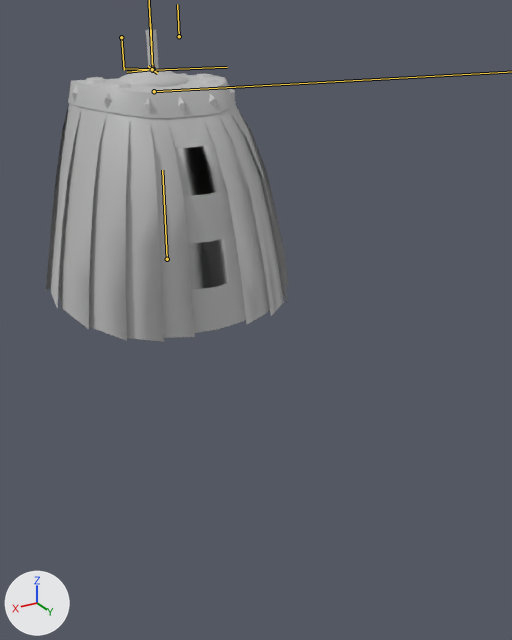
A saved change to the FBX model Assets/Models/SaraOHara/SaraOHaraMech.fbx.
One viewpoint serves both versions: a camera (50 mm lens) standing at (5.4, 12.64, -65.73) and looking at (-0.02, 3.59, -70.25). Arrows for +X, +Y and +Z are at lower left; the lights stay in place. Both versions are drawn at frame 285 of the action 'Take 001'; the numbers are the values there. The bones that bend it are drawn over the model as lines.

Names of what the first picture shows: 'FanSupport', 'Skirt'.
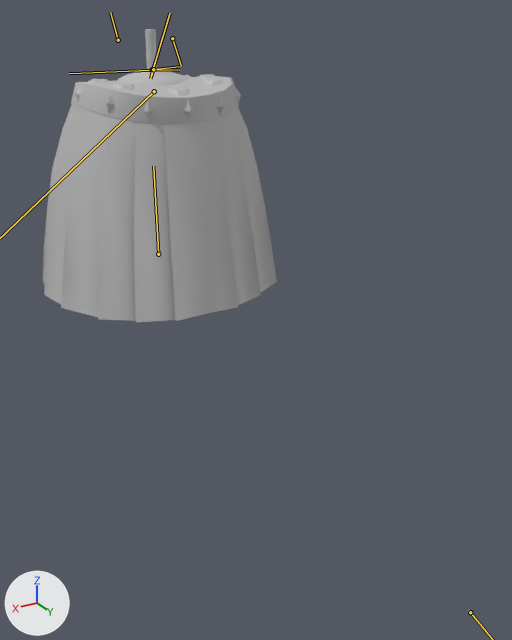
What differs and where, as boxes [x1, y1, x2, y2] in the pictures (512 x 640 px):
```json
{"object": "Skirt", "change": "posed", "before": [46, 73, 289, 342], "after": [43, 74, 277, 322], "on screen": "8% shorter"}
{"object": "FanSupport", "change": "posed", "before": [146, 30, 159, 71], "after": [145, 29, 157, 71]}
{"bone": "hipTilt", "before": "(152, 70) to (227, 67)", "after": "(152, 70) to (69, 73)"}
```

Edits to the scene script, one JSON object a line:
```json
{"block": "bone_hip", "where": "bone_hip = bpy.data.objects['Armature'].pose.bones['hip']"}
{"op": "set", "path": "bone_hip.rotation_quaternion", "old": "(-1.0, 0.0, 0.0, 0.0)", "new": "(0.0, 1.0, 0.0, 0.0)", "note": "degrees (0, 0, 0) -> degrees (180, 0, 0)"}
{"block": "bone_hiptilt", "where": "bone_hiptilt = bpy.data.objects['Armature'].pose.bones['hipTilt']  # child of 'hip'"}
{"op": "set", "path": "bone_hiptilt.rotation_quaternion", "old": "(1.0, 0.0, 0.0, 0.0)", "new": "(0.934, 0.0, -0.358, 0.0)", "note": "degrees (0, 0, 0) -> degrees (0, -42, 0)"}
{"block": "bone_wig", "where": "bone_wig = bpy.data.objects['Armature'].pose.bones['wig']  # child of 'neck'"}
{"op": "set", "path": "bone_wig.location", "old": "(0.0, 0.0, 0.0)", "new": "(8.6, 143.9, 1004.4)"}
{"op": "set", "path": "bone_wig.rotation_quaternion", "old": "(1.0, 0.0, 0.0, 0.0)", "new": "(0.0, -0.01, -0.843, -0.538)", "note": "degrees (0, 0, 0) -> degrees (-65, -179, -1)"}
```
